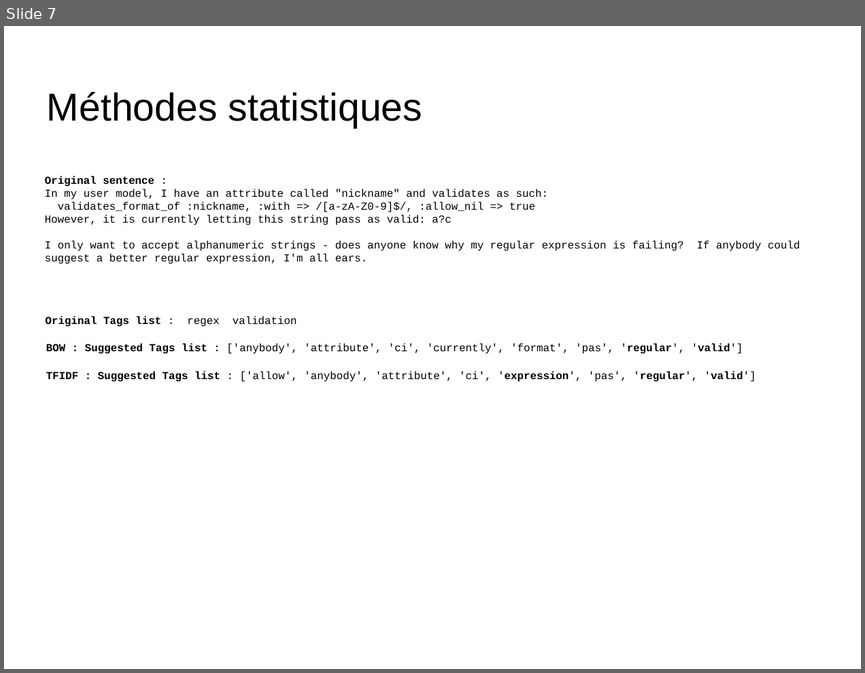
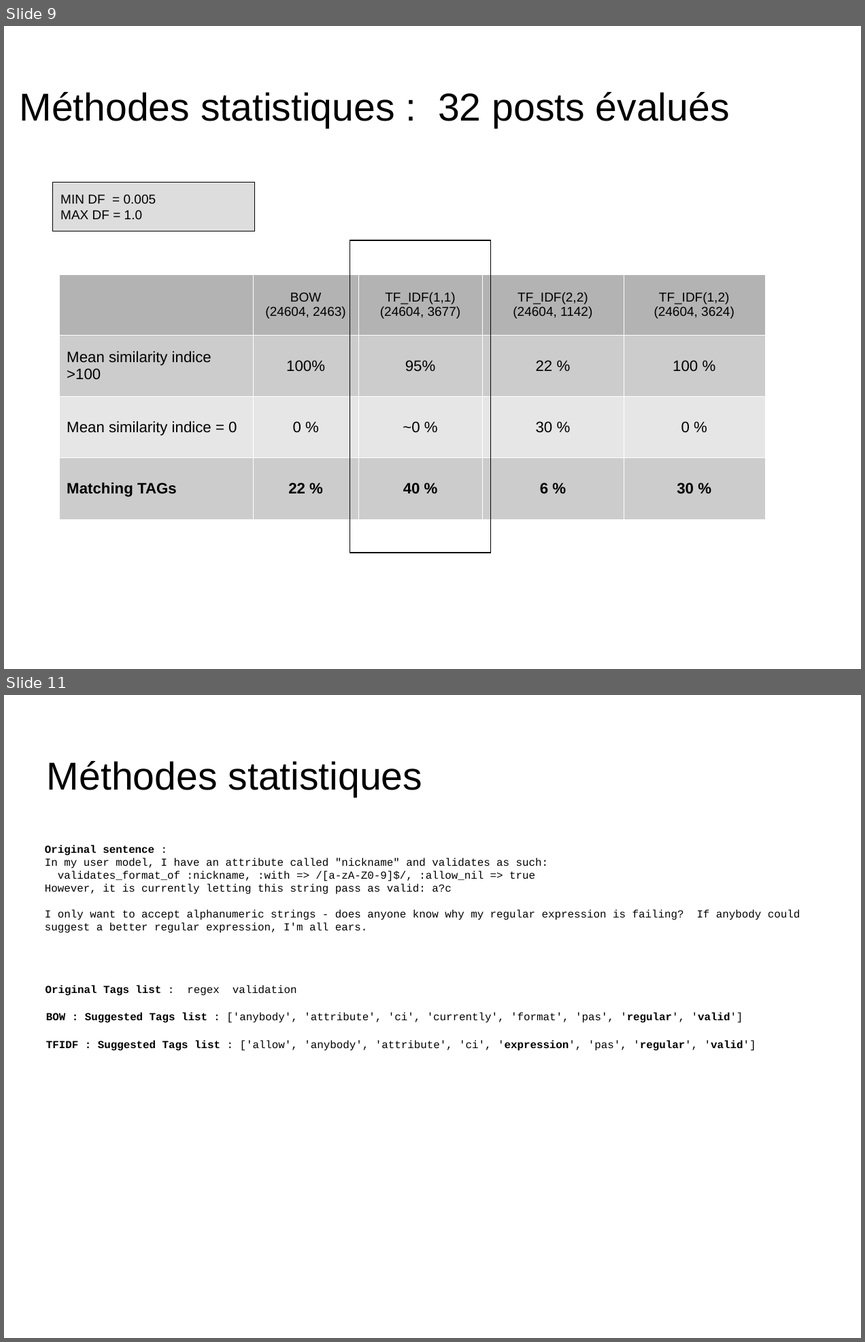
Before and after one commit to dataforcast/OC_Datascientist, a slide deck: P6/report/Openclassrooms_ParcoursDatascientist_P6-V1.odp. Shown one above the other, each under a label of ours: slide 7 before the commit, slides 9 and 11 after it; the slides between them are not shown. The pictures are 865x673 and 865x1342 pixels, drawn with LibreOffice and Linux fonts; fonts in the diff are those of the drawing; background and template pictures are left out. Boxes give left, top, right and bottom in pixels: in the first picture for what was removed or moved away, otherwise in the second. Text is boxed around its words. In the diff, an @@ line names an element or a change of style, - is before the commit and + after.

Commit message:
P6 : Statistical method : scoring for TAGs matching; evalation of TF-IDF and BOW; Use of Fuzzy package for TAGs matching

```diff
--- a/P6/report/Openclassrooms_ParcoursDatascientist_P6-V1.odp
+++ b/P6/report/Openclassrooms_ParcoursDatascientist_P6-V1.odp
@@ slide 9 added at (4, 26, 861, 669), background picture (left out) @@
@@ title added at (19, 92, 730, 128), 36 pt, text #000000 @@
+Méthodes statistiques : 32 posts évalués
@@ rectangle added at (53, 182, 255, 231), fill #DDDDDD, outline #000000 0 pt, 12 pt, text #000000 @@
+MIN DF = 0.005
+MAX DF = 1.0
@@ rectangle added at (350, 241, 491, 553), outline #000000 0.99 pt @@
@@ table added at (59, 274, 764, 519), 4 rows, 5 columns @@
+ | BOW / (24604, 2463) | TF_IDF(1,1) / (24604, 3677) | TF_IDF(2,2) / (24604, 1142) | TF_IDF(1,2) / (24604, 3624)
+Mean similarity indice >100 | 100% | 95% | 22 % | 100 %
+Mean similarity indice = 0 | 0 % | ~0 % | 30 % | 0 %
+Matching TAGs | 22 % | 40 % | 6 % | 30 %
@@ what was slide 7 is now slide 11 @@
```
Also in this commit, not shown: 2 slides changed, 4 other slides added, 9 other files.
